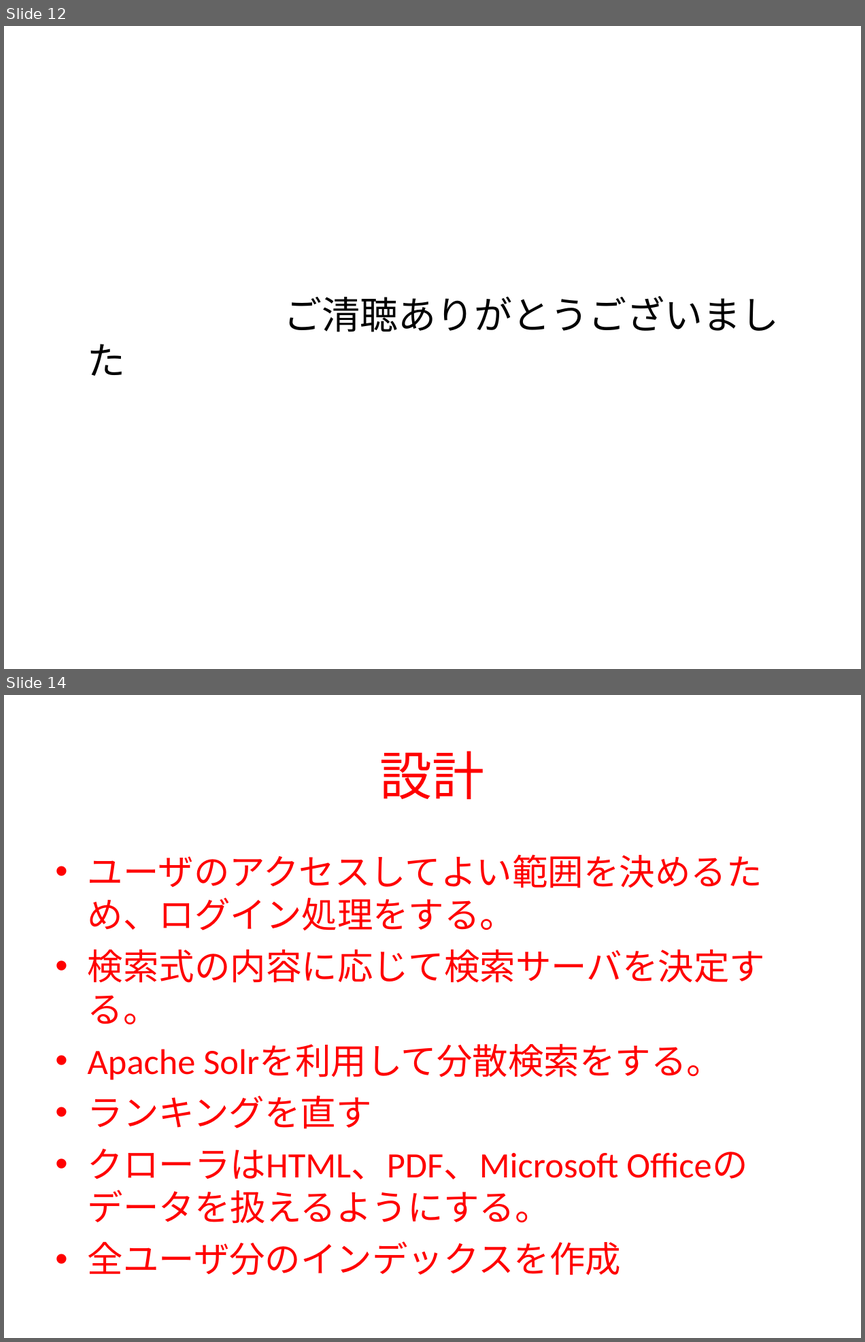
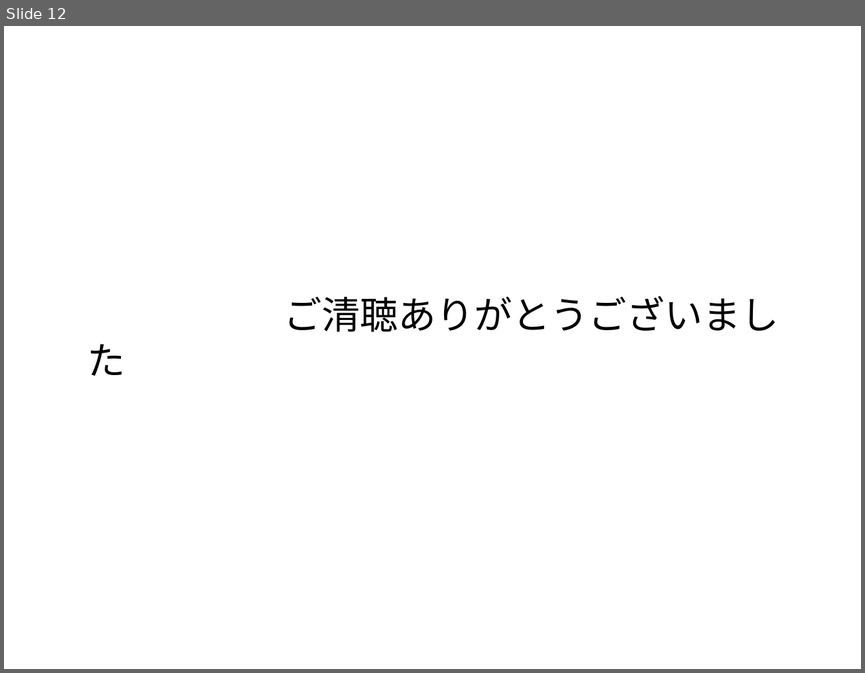
Before and after one commit to yu-icchi/cloud-search-engine, a slide deck: demo/sample.ppt. Shown one above the other, each under a label of ours: slides 12 and 14 before the commit, slide 12 after it; the slides between them are not shown. The pictures are 865x1342 and 865x673 pixels, drawn with LibreOffice and Linux fonts; fonts in the diff are those of the drawing. Boxes give left, top, right and bottom in pixels: in the first picture for what was removed or moved away, otherwise in the second. Text is boxed around its words. In the diff, an @@ line names an element or a change of style, - is before the commit and + after.

```diff
--- a/demo/sample.ppt
+++ b/demo/sample.ppt
@@ slide 14 removed at (x1=4, y1=695, x2=861, y2=1338), background #FFFFFF @@
@@ title removed at (x1=380, y1=751, x2=485, y2=799) @@
-設計
@@ text removed at (x1=88, y1=854, x2=766, y2=1275) @@
-• ユーザのアクセスしてよい範囲を決めるため、ログイン処理をする。
-• 検索式の内容に応じて検索サーバを決定する。
-• Apache Solrを利用して分散検索をする。
-• ランキングを直す
-• クローラはHTML、PDF、Microsoft Officeのデータを扱えるようにする。
-• 全ユーザ分のインデックスを作成
```
Also in this commit, not shown: 3 slides changed, 16 other slides removed, 3 other files.
